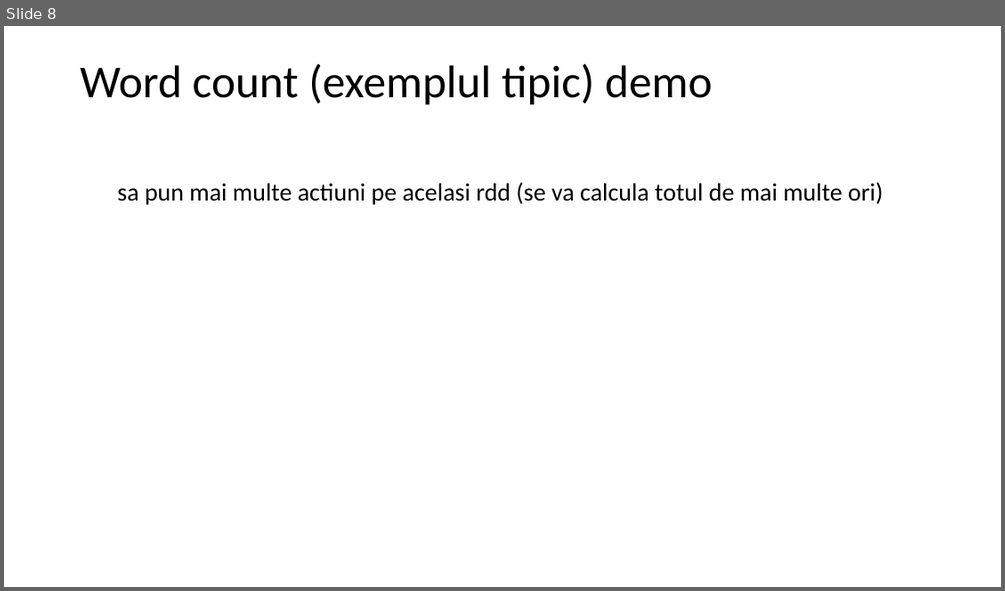
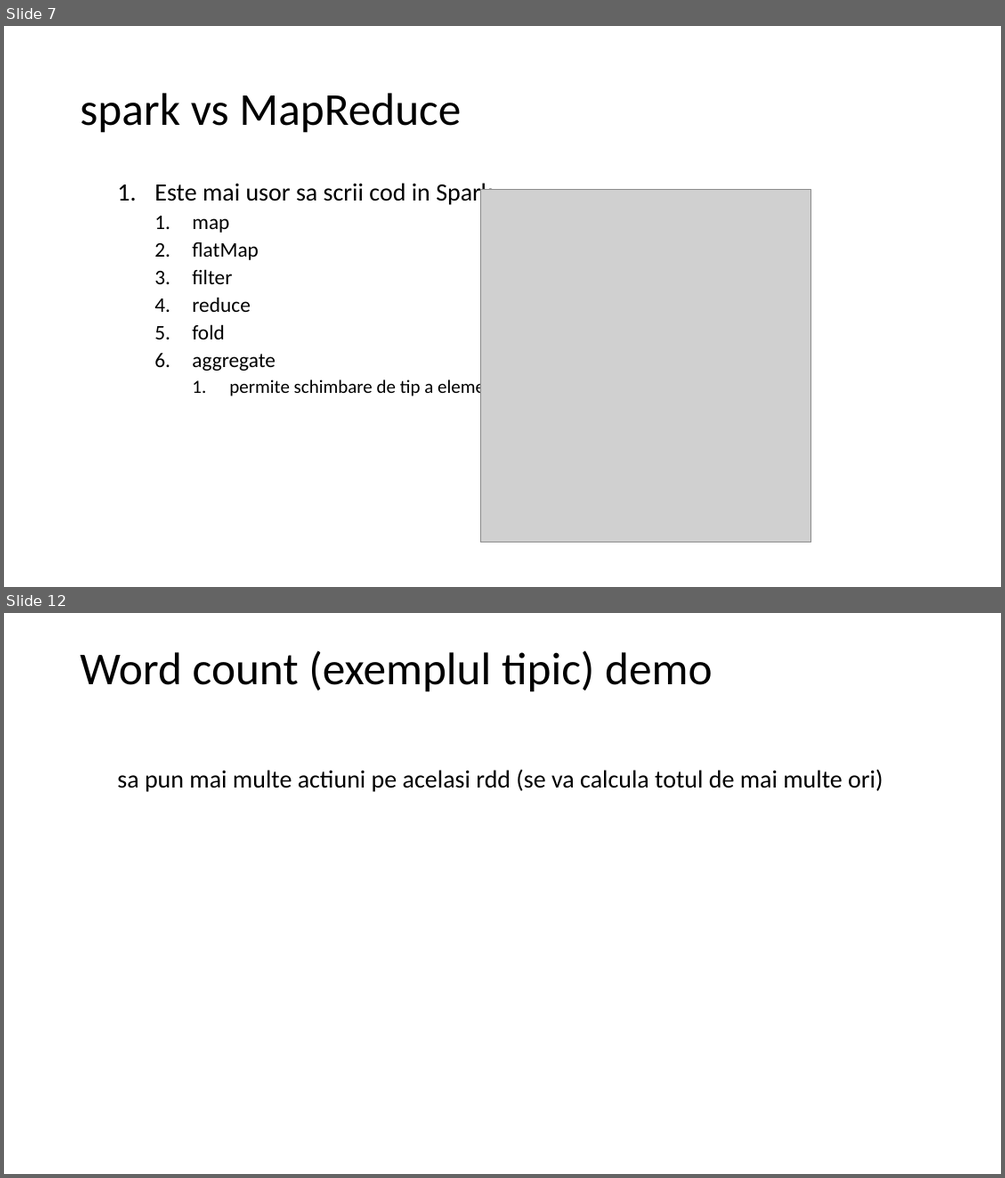
Before and after one commit to dorin-miron/MusicCl, a slide deck: scala-spark.pptx. Shown one above the other, each under a label of ours: slide 8 before the commit, slides 7 and 12 after it; the slides between them are not shown. The pictures are 1005x591 and 1005x1178 pixels, drawn with LibreOffice and Linux fonts; fonts in the diff are those of the drawing; grey boxes stand for pictures. Boxes give left, top, right and bottom in pixels: in the first picture for what was removed or moved away, otherwise in the second. Text is boxed around its words. In the diff, an @@ line names an element or a change of style, - is before the commit and + after.

```diff
--- a/scala-spark.pptx
+++ b/scala-spark.pptx
@@ slide 7 added at (4, 26, 1001, 587), background #FFFFFF @@
@@ title added at (80, 93, 461, 133), 44 pt, text #000000 @@
+spark vs MapReduce
@@ text added at (154, 183, 530, 398), 18 pt, text #000000 @@
+  1. Este mai usor sa scrii cod in Spark.
+    1. map
+    2. flatMap
+    3. filter
+    4. reduce
+    5. fold
+    6. aggregate
+      1. permite schimbare de tip a elementelor din RDD
@@ picture added at (480, 190, 811, 543) @@
@@ what was slide 8 is now slide 12 @@
```
Also in this commit, not shown: 5 slides changed, 14 other slides added, 5 slides removed, 1 other file.
